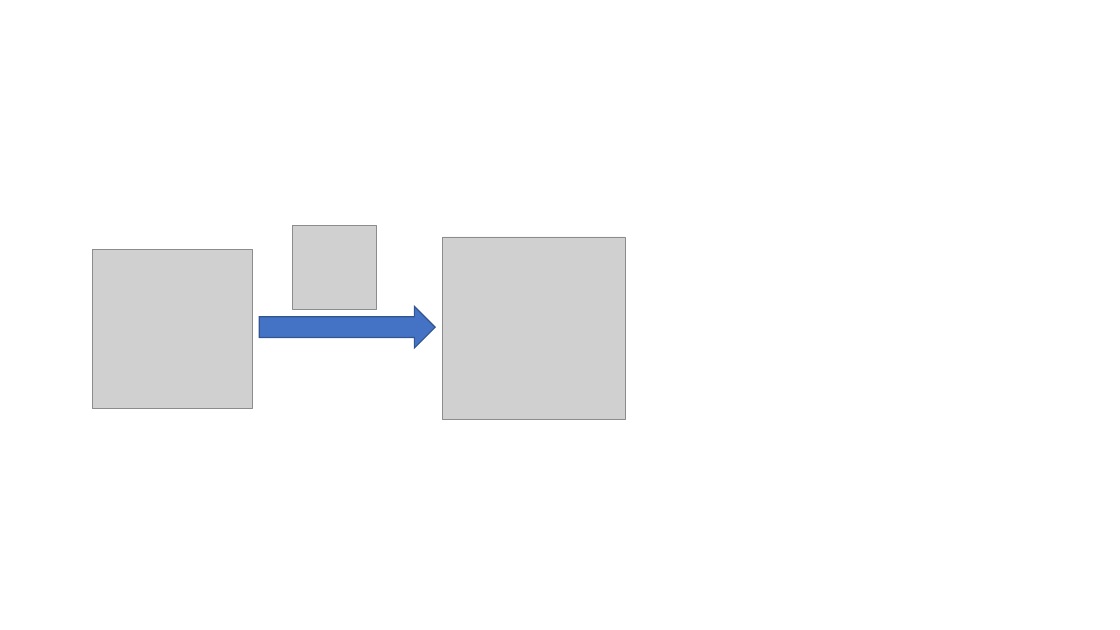
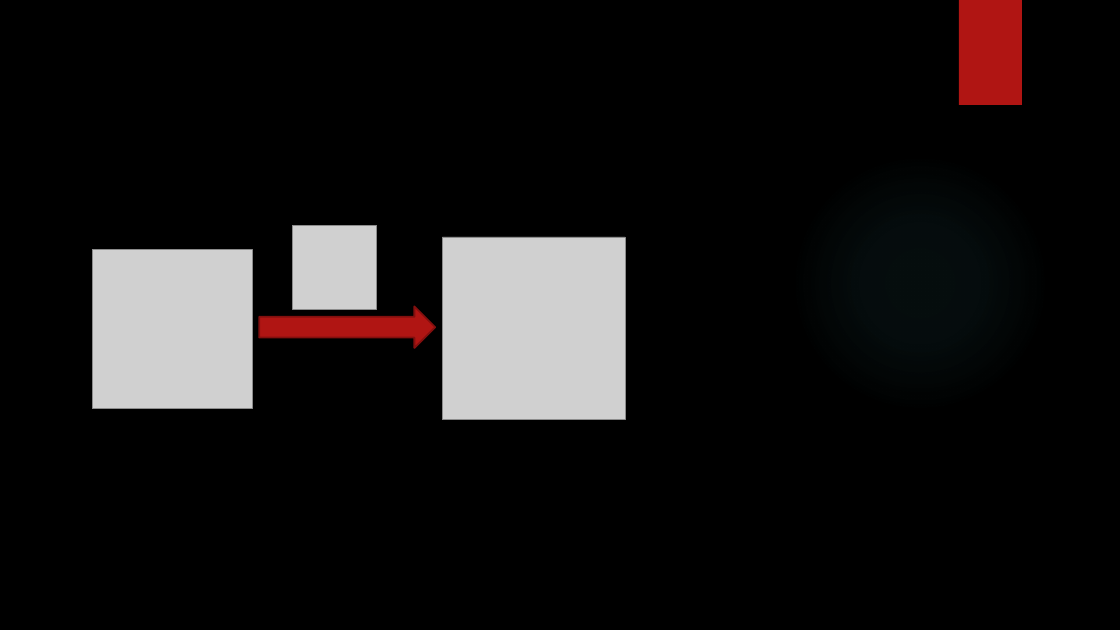
Before and after one commit to karthick1808/CDB20DW061, a slide deck: slide 5 of CDB20DW043-Python-Day1.pptx. Drawn at 1120x630 pixels with LibreOffice and Linux fonts; fonts in the diff are those of the drawing; grey boxes stand for pictures; background and template pictures are left out. Boxes give left, top, right and bottom in pixels: in the first picture for what was removed or moved away, otherwise in the second. Text is boxed around its words. In the diff, an @@ line names an element or a change of style, - is before the commit and + after.

```diff
--- a/CDB20DW043-Python-Day1.pptx
+++ b/CDB20DW043-Python-Day1.pptx
@@ background #FFFFFF to picture (left out) @@
@@ rectangle added at [959, 0, 1022, 105], fill #B01513 @@
@@ ellipse added at [791, 154, 1049, 413], fill gradient #50B9C1 @@
@@ right arrow at [260, 307, 436, 349]: fill #4472C4 to #B01513; outline #325491 1 pt to #82100E 1.5 pt @@
```
Also in this commit, not shown: 23 other slides changed, 3 slides added, 1 slide removed.
